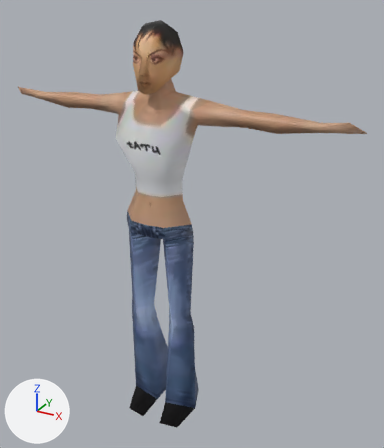
One commit to the glTF model assets/enemies/enemyB.glb: the scene before it, then after it.
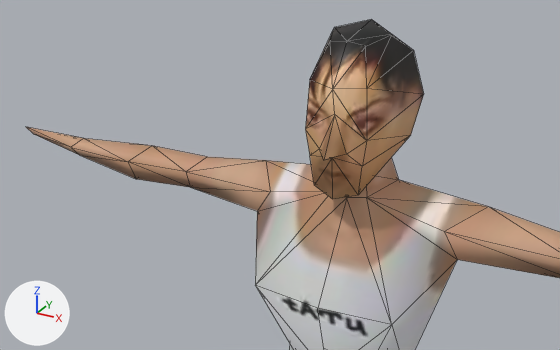
Each version appears first whole from a 50 mm camera at (1.033, -1.65, 1.739) aimed at (0.07, 0.102, 0.864), and next in a close-up from a 50 mm camera at (0.416, -1.018, 1.887) aimed at (-0.114, -0.054, 1.405). The lights are fixed; the arrows at lower left show +X, +Y and +Z. The close-ups show mesh edges as thin lines. Where no turn or scale is listed for an object, it has been applied to the vertices. Vertices at the same position are counted once.

Objects in the first close-up: 'tatu_mesh'.
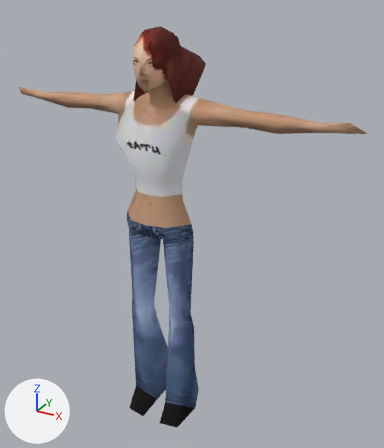
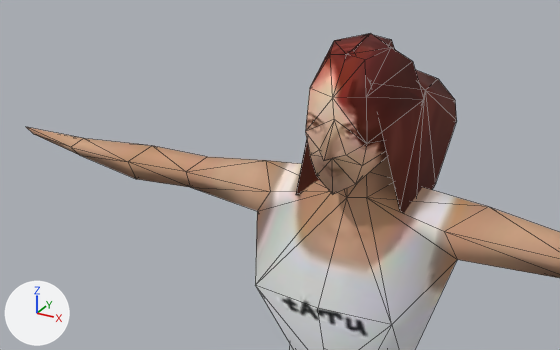
Commit message: Update enemy models

Edits to the bpy script that builds the scene:
```text
Change mat_tatu_text_001:
    where n0 = _N.new('ShaderNodeBsdfPrincipled'); n0.name = 'Principled BSDF'
    add n0.inputs[2].default_value = 1.0  # 'Roughness'
Change me_cylinder_001:
    used by ob_tatu_mesh; location = (0.0, 0.0, 0.0)
    remove me_cylinder_001.from_pydata(...)  # 163 vertices, 322 faces; spans x -0.73..0.73, y -0.14..0.12, z -0.01..1.65
    add me_cylinder_001.from_pydata(...)  # 195 vertices, 375 faces; spans x -0.73..0.73, y -0.14..0.23, z -0.01..1.63
    me_cylinder_001 part 1: a new loose piece of 32 vertices spanning x -0.1..0.1, y -0.08..0.23, z 1.35..1.63, in mat_tatu_text_001
    me_cylinder_001 part 2
    9 vertices in x -0.06..0.06, y -0.11..0.01, z 1.58..1.65 move by (0.0, 0.0, -0.02)
    5 vertices in x -0.04..0.04, y -0.11..0.07, z 1.54..1.62 move by (0.0, 0.0, -0.01)
    5 vertices move from x -0.08..0.08, y -0.11..0.02, z 1.41..1.54 to x -0.08..0.08, y -0.11..0.02, z 1.42..1.54
    me_cylinder_001 part 3: 108 kept faces spanning x -0.19..0.19, y -0.14..0.08, z 0.93..1.63 get new texture (UV) coordinates
```

Changed parts and their boxes [x1, y1, x2, y2] in the close-ups (560 x 350 px; the box of a moved part takes in the faces that stretch with it):
'tatu_mesh', surface changed, reshaped (brown to beige): before [26, 19, 560, 350]; after [26, 33, 560, 350]
part 1 of me_cylinder_001, added (brown): after [296, 34, 457, 213]
part 2 of me_cylinder_001, moved or reshaped: before [306, 19, 424, 199]; after [305, 33, 423, 194]
part 3 of me_cylinder_001, surface changed: [269, 133, 471, 230] in both
